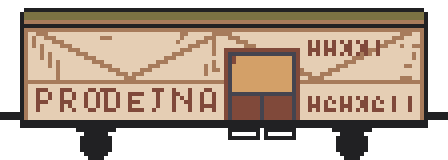
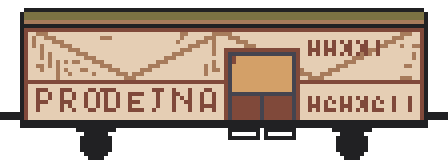
Revision of a layered 448×160 image; what changed, layer by layer:
painted on "Layer 2" over [24, 28, 424, 120]
